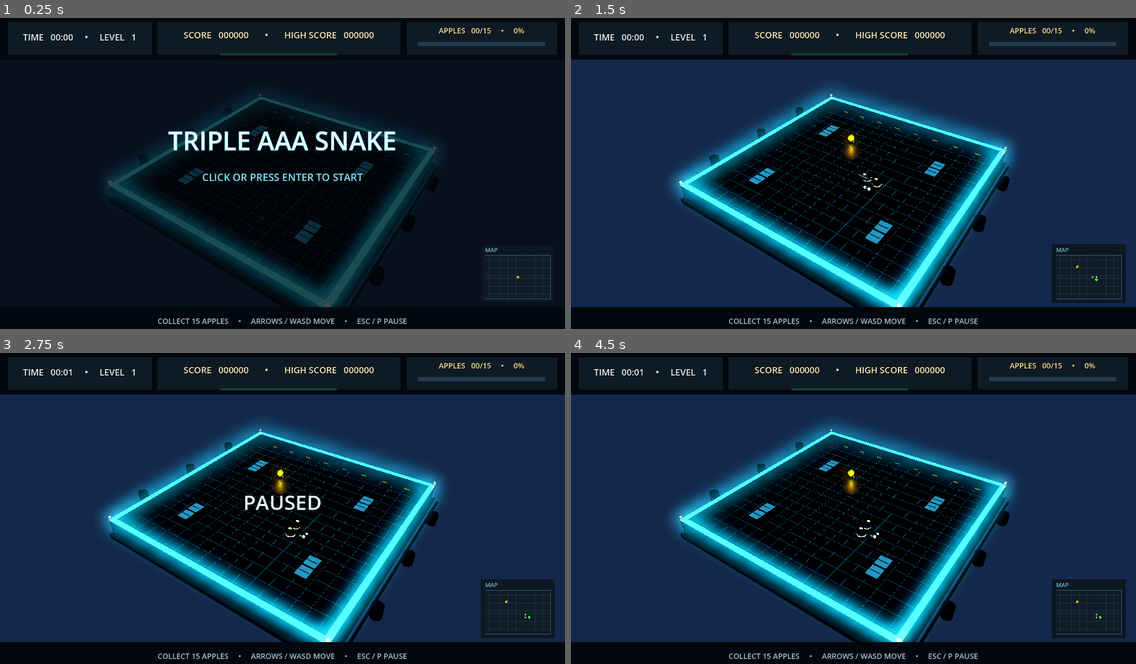
Above: before the commit, frames 1-4 (two rows, left to right).
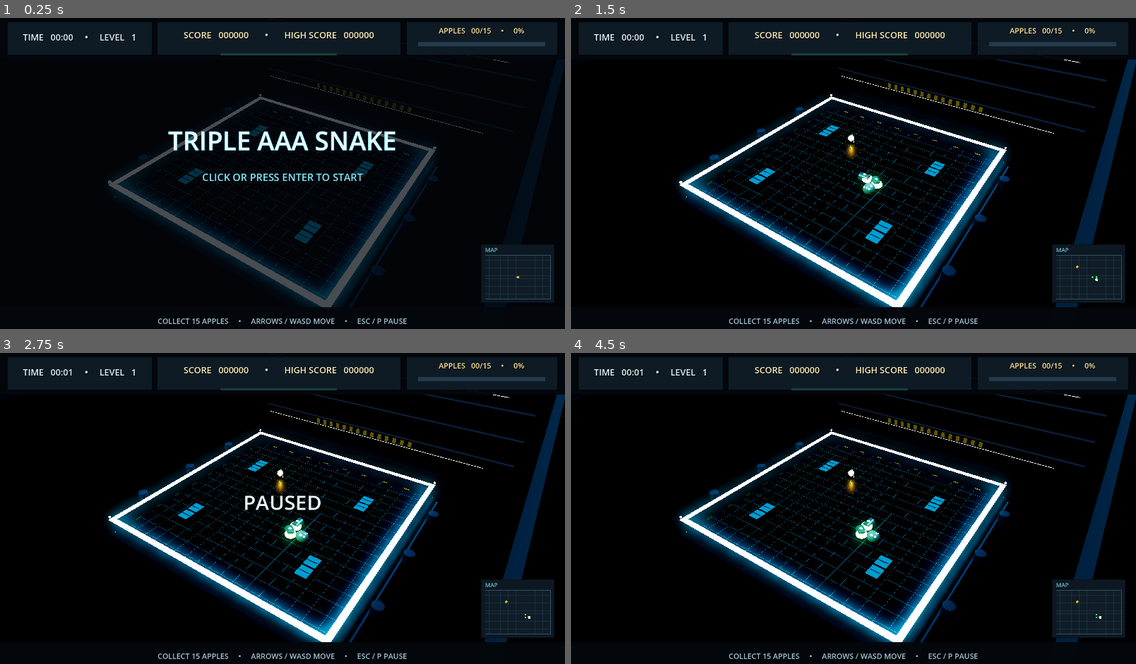
Above: after the commit, the same moments.

Repository: ADD-Attack/Cadre
Game: Godot game, scene res://main.tscn
Two runs of this game, one before a commit and one after it. Both use one fixed random seed, a clock stepped at 60 frames per second and the inputs below.
Inputs (mouse positions are in pixels of both pictures, inside the frame that each line leads up to):
- Up to frame 1 (0.25 s): no input
- Up to frame 2 (1.5 s): tap Enter at 0.5, 0.6 s; move the mouse to (977, 161) at 0.52 s; hold Right 0.53-1.28 s; click (977, 161) at 0.67 s; move the mouse to (740, 192) at 1.27 s; hold Down from 1.28 s (still down); tap Keypad Enter at 1.35 s
- Up to frame 3 (2.75 s): move the mouse to (339, 443) at 2.02 s; release Down at 2.03 s; hold Right from 2.03 s (still down); tap P at 2.1 s
- Up to frame 4 (4.5 s): tap Space at 2.75, 4.25 s; move the mouse to (825, 573) at 2.77 s; release Right at 2.78 s; hold Up 2.78-3.53 s; tap Enter at 2.85, 3.5 s; click (825, 573) at 2.92 s; move the mouse to (1023, 558) at 3.52 s; hold Left from 3.53 s (still down); tap Keypad Enter at 3.6 s; move the mouse to (684, 464) at 4.27 s; tap P at 4.35 s

The runs differ from the first frame. In frame 1, 5.8% of the frame differs, in the area x 17-91%, y 13-93%; in frame 2, 62%; in frame 3, 62%, in the area x 0-100%, y 13-93%; in frame 4, 62%.

Commit message:
Improve snake arena lighting and materials

Diff:
--- a/snake-aaa/main.gd
+++ b/snake-aaa/main.gd
@@ -9,7 +9,6 @@
 const CYAN := Color("#13d9ff")
 const GREEN := Color("#7dff76")
 const GOLD := Color("#ffc83d")
-const BG := Color("#05090f")
 
 var rng := RandomNumberGenerator.new()
 var snake: Array[Vector2i] = []
@@ -116,18 +115,26 @@
 func _build_world() -> void:
 	var world := WorldEnvironment.new()
 	var environment := Environment.new()
-	environment.background_mode = Environment.BG_COLOR
-	environment.background_color = BG
-	environment.ambient_light_source = Environment.AMBIENT_SOURCE_COLOR
-	environment.ambient_light_color = Color("#2a3c50")
-	environment.ambient_light_energy = 0.35
+	var sky_material := ProceduralSkyMaterial.new()
+	sky_material.sky_top_color = Color("#0A1420")
+	sky_material.sky_horizon_color = Color("#132A42")
+	sky_material.ground_bottom_color = Color("#030507")
+	sky_material.ground_horizon_color = Color("#060A10")
+	var sky := Sky.new()
+	sky.sky_material = sky_material
+	environment.background_mode = Environment.BG_SKY
+	environment.sky = sky
+	environment.ambient_light_source = Environment.AMBIENT_SOURCE_SKY
+	environment.ambient_light_sky_contribution = 0.6
+	environment.ambient_light_energy = 0.5
 	environment.fog_enabled = false
-	environment.tonemap_mode = Environment.TONE_MAPPER_FILMIC
+	environment.tonemap_mode = Environment.TONE_MAPPER_ACES
 	environment.tonemap_exposure = 1.0
 	environment.glow_enabled = true
-	environment.glow_intensity = 0.6
-	environment.glow_strength = 1.1
-	environment.glow_hdr_threshold = 0.55
+	environment.glow_blend_mode = Environment.GLOW_BLEND_MODE_SCREEN
+	environment.glow_intensity = 0.5
+	environment.glow_strength = 1.0
+	environment.glow_hdr_threshold = 0.7
 	world.environment = environment
 	add_child(world)
 
@@ -137,6 +144,13 @@
 	sun.light_energy = 0.7
 	sun.shadow_enabled = true
 	add_child(sun)
+
+	var rim := DirectionalLight3D.new()
+	rim.rotation_degrees = Vector3(-38, 155, 0)
+	rim.light_color = Color("#57C8FF")
+	rim.light_energy = 0.55
+	rim.shadow_enabled = false
+	add_child(rim)
 
 	camera = Camera3D.new()
 	camera.position = Vector3(15.5, 20.5, 22.5)
@@ -179,18 +193,18 @@
 		var wall := BoxMesh.new()
 		wall.size = Vector3(span + 0.48, 1.25, 0.42)
 		_add_mesh(arena_root, wall, Vector3(0, 0.5, edge * (span * 0.5 + 0.03)), _material(Color("#0d1620"), 0.7, 0.45))
-		_add_mesh(arena_root, _box(Vector3(span + 0.52, 0.055, 0.48)), Vector3(0, 1.15, edge * (span * 0.5 + 0.03)), _glow_material(CYAN, 3.2))
+		_add_mesh(arena_root, _box(Vector3(span + 0.52, 0.055, 0.48)), Vector3(0, 1.15, edge * (span * 0.5 + 0.03)), _glow_material(CYAN, 2.4))
 		var side_wall := BoxMesh.new()
 		side_wall.size = Vector3(0.42, 1.25, span + 0.48)
 		_add_mesh(arena_root, side_wall, Vector3(edge * (span * 0.5 + 0.03), 0.5, 0), _material(Color("#0d1620"), 0.7, 0.45))
-		_add_mesh(arena_root, _box(Vector3(0.48, 0.055, span + 0.52)), Vector3(edge * (span * 0.5 + 0.03), 1.15, 0), _glow_material(CYAN, 3.2))
+		_add_mesh(arena_root, _box(Vector3(0.48, 0.055, span + 0.52)), Vector3(edge * (span * 0.5 + 0.03), 1.15, 0), _glow_material(CYAN, 2.4))
 	# Eight fixed crates leave a generous opening around the spawn lane.
 	obstacles = [Vector2i(-5, -4), Vector2i(-5, -3), Vector2i(5, -4), Vector2i(5, -3), Vector2i(-5, 4), Vector2i(-5, 5), Vector2i(5, 4), Vector2i(5, 5)]
 	for cell in obstacles:
 		var crate := BoxMesh.new()
 		crate.size = Vector3(TILE * 0.82, 0.82, TILE * 0.82)
 		var pos := _cell_to_world(cell)
-		_add_mesh(arena_root, crate, pos + Vector3(0, 0.43, 0), _material(Color("#1a2634"), 0.8, 0.3))
+		_add_mesh(arena_root, crate, pos + Vector3(0, 0.43, 0), _material(Color("#232F3D"), 0.8, 0.3))
 		_add_mesh(arena_root, _box(Vector3(TILE * 0.84, 0.045, TILE * 0.84)), pos + Vector3(0, 0.86, 0), _glow_material(Color("#266580"), 0.7))
 		_add_mesh(arena_root, _box(Vector3(TILE * 0.7, 0.04, 0.08)), pos + Vector3(0, 0.88, 0), _material(Color("#536c79"), 0.7, 0.25))
 
@@ -198,6 +212,28 @@
 
 
 func _build_industrial_details(span: float) -> void:
+	# A low-contrast industrial shell sits beyond the playable footprint.
+	var room_material := _material(Color("#0B121B"), 0.4, 0.6)
+	var back_wall := _box(Vector3(45.0, 12.0, 0.55))
+	_add_mesh(arena_root, back_wall, Vector3(0, 4.6, -17.0), room_material)
+	for side in [-1.0, 1.0]:
+		var side_panel := _box(Vector3(0.55, 12.0, 45.0))
+		_add_mesh(arena_root, side_panel, Vector3(side * 17.0, 4.6, 0), room_material)
+	# Three horizontal pipe runs and restrained cyan practical lights.
+	for y in [2.0, 4.6, 7.2]:
+		var back_pipe := CylinderMesh.new()
+		back_pipe.top_radius = 0.16
+		back_pipe.bottom_radius = 0.16
+		back_pipe.height = 32.0
+		var pipe_node := _add_mesh(arena_root, back_pipe, Vector3(0, y, -16.55), _material(Color("#141E29"), 0.4, 0.6))
+		pipe_node.rotation.z = PI / 2.0
+	for y in [1.0, 8.4]:
+		_add_mesh(arena_root, _box(Vector3(27.0, 0.045, 0.035)), Vector3(0, y, -16.68), _glow_material(Color("#2FB9D8"), 1.6))
+	# Alternating hazard-stripe panel on the back wall, kept intentionally dim.
+	for i in range(28):
+		var stripe := _box(Vector3(0.42, 0.9, 0.035))
+		var stripe_color := Color("#C99700") if i % 2 == 0 else Color("#0A0A0A")
+		_add_mesh(arena_root, stripe, Vector3(-6.0 + float(i) * 0.45, 1.6, -16.68), _material(stripe_color, 0.25, 0.62))
 	# Alternating hazard bands across the inside face of the four arena walls.
 	for edge in [-1.0, 1.0]:
 		for i in range(19):
@@ -211,7 +247,7 @@
 		pipe_mesh.top_radius = 0.105
 		pipe_mesh.bottom_radius = 0.105
 		pipe_mesh.height = span - 2.0
-		var pipe := _add_mesh(arena_root, pipe_mesh, Vector3(side * 11.2, 0.18, 0), _material(Color("#131c26"), 0.86, 0.34))
+		var pipe := _add_mesh(arena_root, pipe_mesh, Vector3(side * 11.2, 0.18, 0), _material(Color("#1B2735"), 0.4, 0.6))
 		pipe.rotation.x = PI / 2.0
 		for z in [-6.0, 0.0, 6.0]:
 			var barrel_mesh := CylinderMesh.new()
@@ -219,7 +255,7 @@
 			barrel_mesh.bottom_radius = 0.43
 			barrel_mesh.height = 1.05
 			var barrel_x: float = side * 11.65
-			_add_mesh(arena_root, barrel_mesh, Vector3(barrel_x, 0.52, z), _material(Color("#131c26"), 0.86, 0.34))
+			_add_mesh(arena_root, barrel_mesh, Vector3(barrel_x, 0.52, z), _material(Color("#1B2735"), 0.4, 0.6))
 			var band := TorusMesh.new()
 			band.inner_radius = 0.36
 			band.outer_radius = 0.42
@@ -347,7 +383,10 @@
 		for i in range(cells.size() - 1, -1, -1):
 			var cell := cells[i]
 			var pos := bounds.position + Vector2(cell.x + 8.5, cell.y + 8.5) * cell_size
-			draw_circle(pos, 2.7 if i == 0 else 1.9, Color("#46ff5e") if i == 0 else Color("#92d85b"))
+			if i == 0:
+				draw_circle(pos, 3.2, Color("#e3ffca"))
+			else:
+				draw_circle(pos, 1.9, Color("#46ff5e"))
 
 
 func _panel(pos: Vector2, size: Vector2) -> ColorRect:
@@ -510,9 +549,13 @@
 		var is_head := i == 0
 		if is_head:
 			var head_mesh := CapsuleMesh.new()
-			head_mesh.radius = 0.43
-			head_mesh.height = 1.0
-			var head := _add_mesh(snake_root, head_mesh, at + Vector3(0, 0.43, 0), _material(Color("#1c2833"), 0.9, 0.3))
+			head_mesh.radius = 0.48
+			head_mesh.height = 1.08
+			var head_material := _material(Color("#66798b"), 0.45, 0.35)
+			head_material.emission_enabled = true
+			head_material.emission = Color("#1E5C2E")
+			head_material.emission_energy_multiplier = 0.3
+			var head := _add_mesh(snake_root, head_mesh, at + Vector3(0, 0.48, 0), head_material)
 			var head_axis := Vector3(direction.x, 0, direction.y).normalized()
 			if head_axis.length_squared() > 0.5:
 				head.basis = Basis(Quaternion(Vector3.UP, head_axis))
@@ -520,7 +563,7 @@
 			var side := Vector3(-direction.y, 0, direction.x).normalized()
 			for sign in [-1.0, 1.0]:
 				var eye_pos: Vector3 = at + Vector3(0, 0.72, 0) + forward * 0.28 + side * 0.2 * sign
-				_sphere(snake_root, eye_pos, 0.13, _glow_material(Color("#46ff5e"), 2.5))
+				_sphere(snake_root, eye_pos, 0.13, _glow_material(Color("#46ff5e"), 3.0))
 				_sphere(snake_root, eye_pos + forward * 0.075, 0.055, _material(Color("#0c1714"), 0.5, 0.25))
 		else:
 			var prev_cell: Vector2i = snake[maxi(0, i - 1)]
@@ -533,12 +576,16 @@
 			cylinder.bottom_radius = 0.37
 			cylinder.height = 0.93
 			cylinder.radial_segments = 16
-			var body := _add_mesh(snake_root, cylinder, at + Vector3(0, 0.4, 0), _material(Color("#1c2833"), 0.9, 0.3))
+			var body_material := _material(Color("#46586A"), 0.55, 0.35)
+			body_material.emission_enabled = true
+			body_material.emission = Color("#1E5C2E")
+			body_material.emission_energy_multiplier = 0.3
+			var body := _add_mesh(snake_root, cylinder, at + Vector3(0, 0.4, 0), body_material)
 			body.basis = Basis(Quaternion(Vector3.UP, tangent))
 			var ring := TorusMesh.new()
-			ring.inner_radius = 0.32
-			ring.outer_radius = 0.405
-			var ring_node := _add_mesh(snake_root, ring, at + Vector3(0, 0.4, 0) + tangent * (TILE * 0.24), _glow_material(Color("#46ff5e"), 3.0))
+			ring.inner_radius = 0.06
+			ring.outer_radius = 0.5
+			var ring_node := _add_mesh(snake_root, ring, at + Vector3(0, 0.4, 0) + tangent * (TILE * 0.24), _glow_material(Color("#46FF5E"), 3.5))
 			ring_node.basis = Basis(Quaternion(Vector3.BACK, tangent))
 			var spine := _sphere(snake_root, at + Vector3(0, 0.765, 0), 0.115, _glow_material(Color("#c8ff6b"), 1.0))
 			spine.scale = Vector3(1.25, 0.55, 1.0)
Not shown, changed: snake-aaa/build/web/index.html
Not shown, changed: snake-aaa/build/web/index.pck
